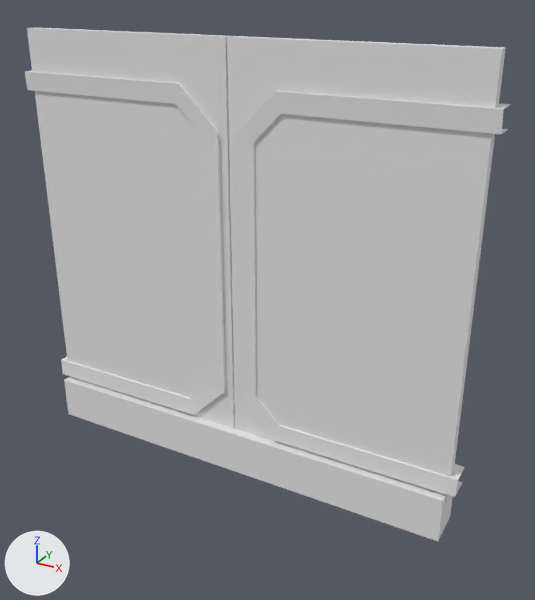
What one commit did to the FBX model Assets/FBX/Conrol_Rooms/Apple_Core_Wall_1.fbx.
Both versions are drawn from a 50 mm lens placed at (41.0, -66.7, 56.7), pointed at (3.1, 2.2, 22.3). The lights are fixed; the arrows at lower left show +X, +Y and +Z. Where no turn or scale is listed for an object, it has been applied to the vertices.

Script lines for the objects in view, before the commit:
```python
me_cube_002 = bpy.data.meshes.new('Cube.002')
me_cube_002.from_pydata(...)  # a box spanning x -0.13..0.13, y -0.18..0.0, z -0.86..0.9
me_plane_004 = bpy.data.meshes.new('Plane.004')
me_plane_004.from_pydata(...)  # 24 vertices, 15 faces; spans x -13.0..13.6, y -1.4..1.4, z -20.3..20.3
me_plane_016 = bpy.data.meshes.new('Plane.016')
me_plane_016.from_pydata(...)  # 24 vertices, 15 faces; spans x -13.6..13.0, y -1.4..1.4, z -20.3..20.3
ob_cube_007 = bpy.data.objects.new('Cube.007', me_cube_002)
ob_cube_007.location = (-13.4, 0.7, 27.2)
ob_cube_007.rotation_euler = (-3.142, 0.0, 0.0)  # degrees (-180, 0, 0)
ob_cube_007.scale = (-103.0, -7.35, -26.5)
ob_plane = bpy.data.objects.new('Plane', me_plane_004)
ob_plane.location = (14.1, 0.4, 26.0)
ob_plane_002 = bpy.data.objects.new('Plane.002', me_plane_016)
ob_plane_002.location = (-14.1, 0.4, 26.0)
# also in view: 'Cube.009' at (-0.1, 0.6, 2.6); 'Cube.008' at (13.5, 0.0, 27.7)
```
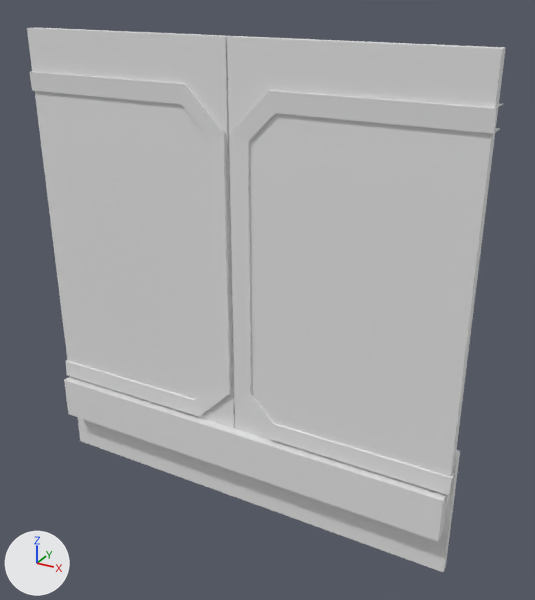
The change in detail:
Mesh me_cube_009 is new.
It is a box spanning x -1.0..1.0, y -1.0..1.0, z -3.3..12.8.
Object 'Plane.002' (ob_plane_002) moves from (-14.1, 0.4, 26.0) to (-13.3, 0.4, 26.0).
Object 'Plane' (ob_plane) moves from (14.1, 0.4, 26.0) to (13.5, 0.4, 26.0).
Object 'Cube.005' (ob_cube_005) is new; it shows me_cube_009.
Its location is (0.0, 0.8, -2.7).
Its rotation in degrees is (-180, 0, 0).
Its scale is (-27.2, -0.484, -1.0).

Location of each change, [x1, y1, x2, y2] in pixels of the pictures (535 x 600 px):
'Plane', moved: before [235, 91, 511, 497]; after [230, 90, 502, 495]
'Plane.002', moved: before [25, 70, 226, 415]; after [29, 71, 231, 417]
'Cube.005', added: after [77, 417, 460, 572]
